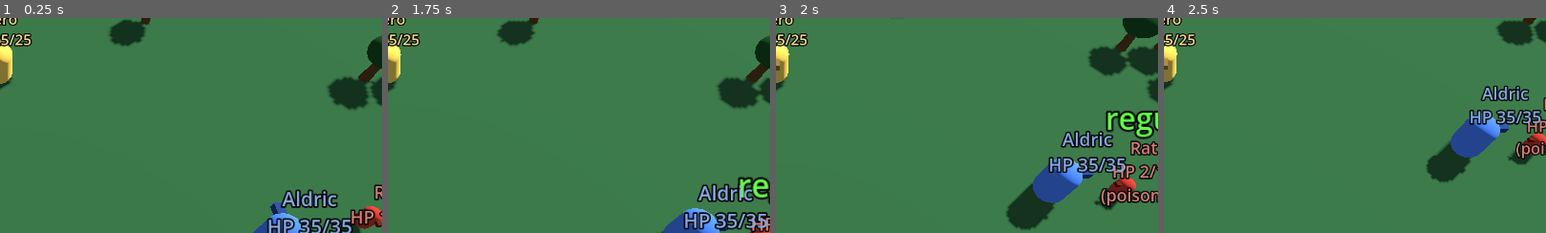
Above: before the commit, frames 1-4 (left to right).
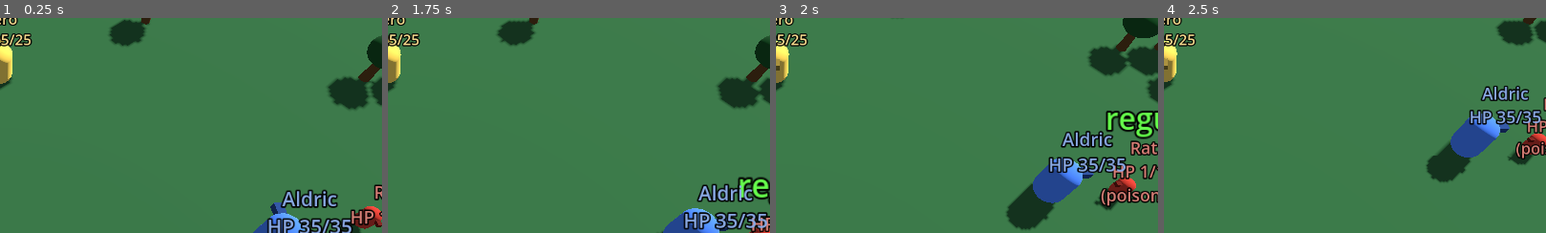
Above: after the commit, the same moments.

Repository: luckovsdeniss-denlu/Shardsight
Game: Godot game, scene res://scenes/main.tscn
Two runs of this game, one before a commit and one after it. Both use one fixed random seed, a clock stepped at 60 frames per second and the inputs below.
Inputs:
- Up to frame 1 (0.25 s): no input
- Up to frame 2 (1.75 s): click "Auto: ON" at 0.5 s; click "Auto: OFF" at 1.25 s
- Up to frame 3 (2 s): no input
- Up to frame 4 (2.5 s): click "Auto: ON" at 2 s
The pictures show only the part of the screen within x 50-100%, y 39-89%; the shares and areas given below are measured in that part.

Frames 1-2 are identical in both runs. In frame 3, 0.1% of the frame differs, in the area x 95-98%, y 68-76%; in frame 4, nothing differs.

Commit message:
Balance: no natural healing for 6 s after taking damage
Co-Authored-By: Claude Opus 5.5 <noreply@anthropic.com>
Claude-Session: https://claude.ai/code/session_01H6LNxUGdbevPyoRQBBzvxK

Diff:
--- a/scripts/entity.gd
+++ b/scripts/entity.gd
@@ -14,6 +14,7 @@
 const HEAL_RANGE := 2.5
 const HEAL_PER_SEC := 4.0
 const REGEN_PER_SEC := 0.4
+const HURT_NO_REGEN := 6.0         # seconds without natural healing after being hit
 const SPELL_RANGE := 7.0
 const CAST_RECOVERY := 0.8     # seconds between casts
 const LOOT_RANGE := 1.6
@@ -133,6 +134,7 @@
 var bandage_target: Entity = null
 var shop: Shop = null          # merchants: their purse, shelves and town prices
 var arrows := 0
+var hurt_timer := 0.0          # natural healing stops for a while after taking a blow
 var tool_uses := {}            # tool id -> uses left on the one in hand
 var track_cd := 0.0
 var camp_cd := 0.0
@@ -263,7 +265,9 @@
 	cast_cd = maxf(cast_cd - delta, 0.0)
 	pause = maxf(pause - delta, 0.0)
 	repath_timer -= delta
-	hp = minf(hp + REGEN_PER_SEC * delta, float(stats.max_hp()))
+	hurt_timer = maxf(hurt_timer - delta, 0.0)
+	if hurt_timer <= 0.0:
+		hp = minf(hp + REGEN_PER_SEC * delta, float(stats.max_hp()))
 	_regen_mana(delta)
 	stamina = minf(stamina + STAMINA_REGEN * delta, float(stats.max_stamina()))
 	potion_cd = maxf(potion_cd - delta, 0.0)
@@ -567,6 +571,7 @@
 			game.event_about("%s attacks %s!" % [from.display_name, display_name], is_hero or from.is_hero)
 		attackers[aid] = MURDER_WINDOW
 	hp -= amount
+	hurt_timer = HURT_NO_REGEN
 	if peaced_timer > 0.0 or (enticed_timer > 0.0 and from == enticer):
 		peaced_timer = 0.0                   # a blow breaks the spell of the music
 		enticed_timer = 0.0
Not shown, changed: CHANGELOG.md
